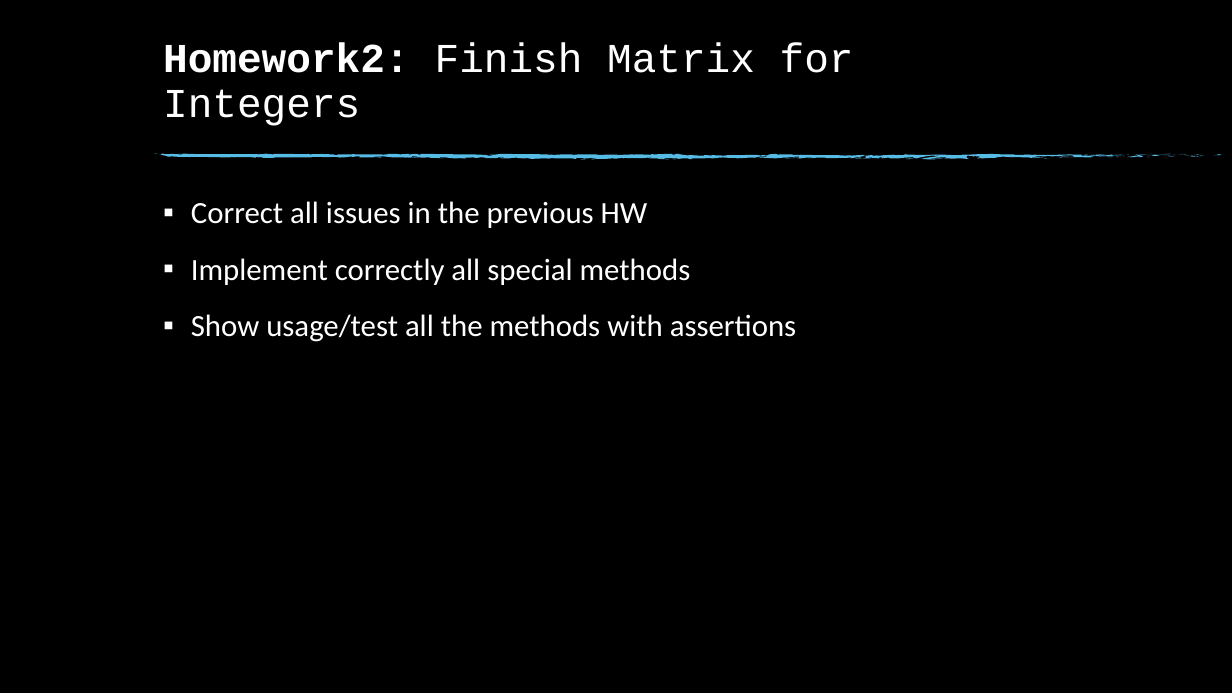
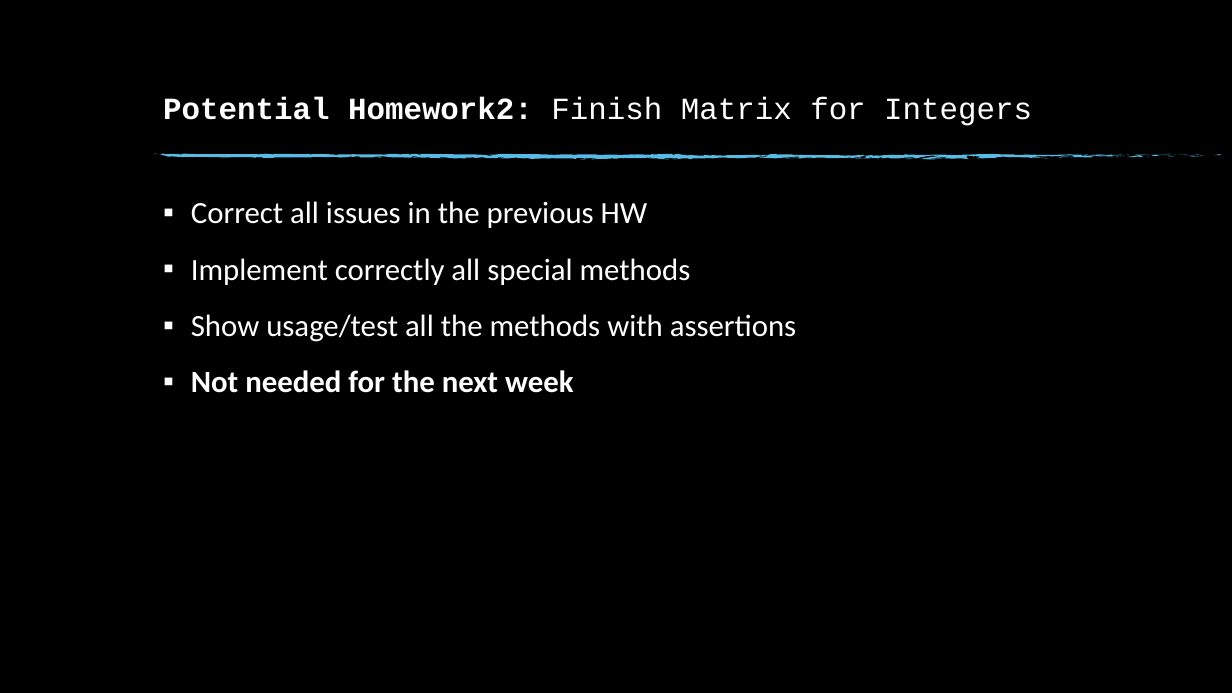
Before and after one commit to fan1x/fan1x.github.io, a slide deck: slide 8 of data/2021-22/cpp/ex03.pptx. Drawn at 1232x693 pixels with LibreOffice and Linux fonts; fonts in the diff are those of the drawing; background and template pictures are left out. Boxes give left, top, right and bottom in pixels: in the first picture for what was removed or moved away, otherwise in the second. Text is boxed around its words. In the diff, an @@ line names an element or a change of style, - is before the commit and + after.

Commit message:
[cpp21] update slides

```diff
--- a/data/2021-22/cpp/ex03.pptx
+++ b/data/2021-22/cpp/ex03.pptx
@@ title at (163,97,1032,126): text changed; size 32 to 24 pt @@
-Homework2: Finish Matrix for Integers
+Potential Homework2: Finish Matrix for Integers
@@ text at (191,370,573,393): paragraph added @@
+▪ Not needed for the next week
```
Also in this commit, not shown: 1 other slide changed, 2 other files.
